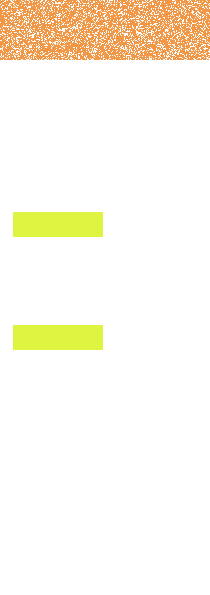
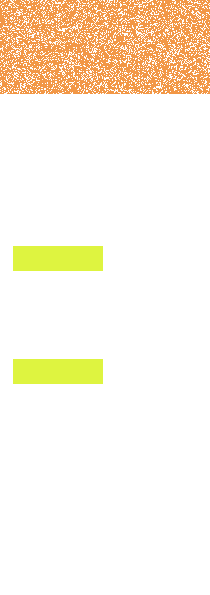
Layers edited between the first and the second 210px x 595px image:
painted on "엉덩이" over [13, 325, 103, 384]
painted on "윗배" over [13, 212, 103, 271]
painted on "흰배경" over [0, 60, 210, 94]
